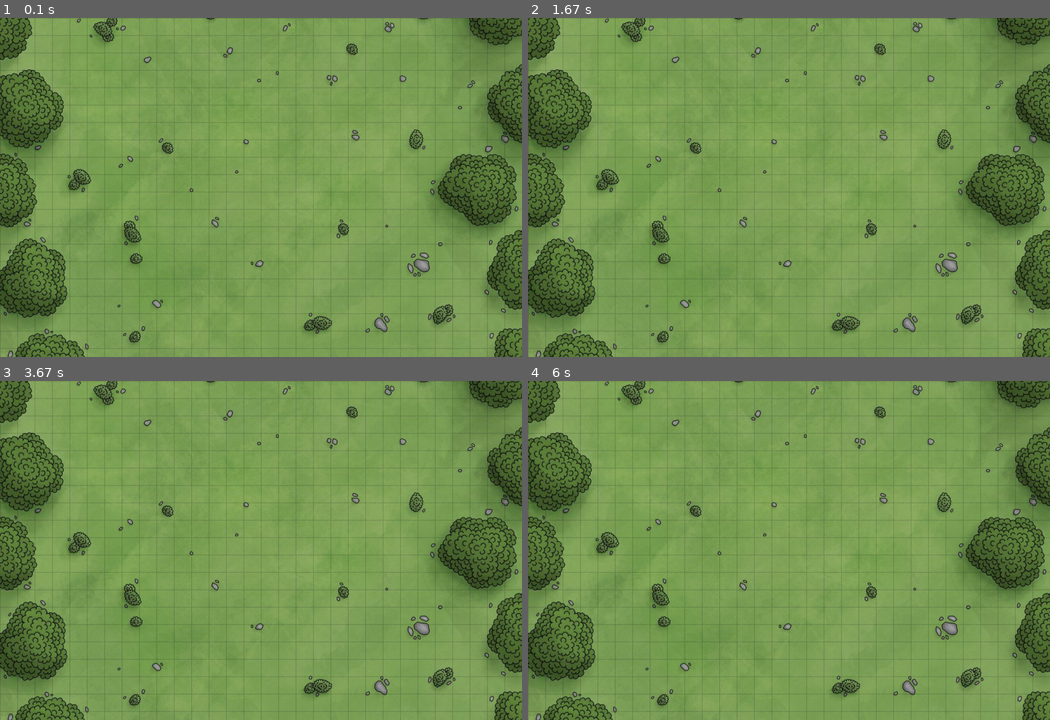
Above: before the commit, frames 1-4 (two rows, left to right).
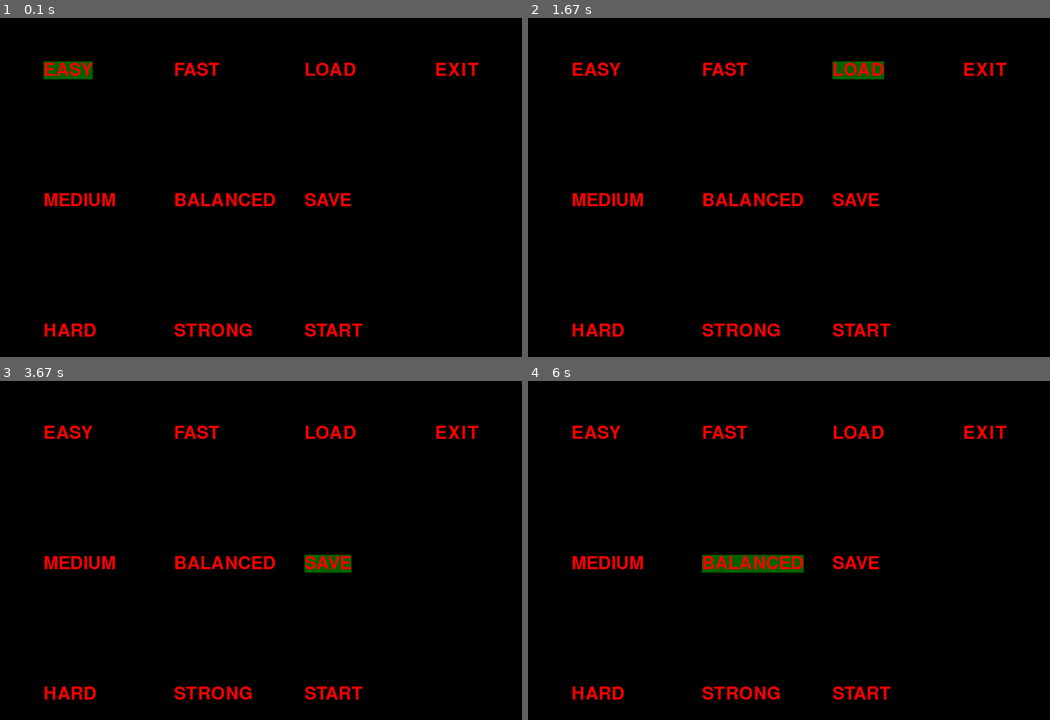
Above: after the commit, the same moments.

Repository: Valdiss8/Pygame-Village-Hero
Game: pygame game, started from main.py
Same seed, same stepped clock (60 frames per second), same inputs: the game is played once before the commit and once after it.
Inputs:
- Up to frame 1 (0.1 s): no input
- Up to frame 2 (1.67 s): hold Space 0.33-0.8 s; hold Right 0.33-0.8 s; tap Space at 0.83 s; hold Right 1.17-1.63 s
- Up to frame 3 (3.67 s): tap Space at 2 s; hold Right 2.33-2.8 s; hold Left 2.83-3.37 s; hold Down from 3.4 s (still down)
- Up to frame 4 (6 s): release Down at 3.7 s; hold Left 3.73-4.13 s; tap Space at 4.17 s; hold Up 4.5-4.87 s; hold Right 4.9-5.53 s; hold Down 5.57-5.93 s; hold Left from 5.97 s (still down)

The runs differ from the first frame. In frame 1, 100% of the frame differs, in the area x 0-100%, y 0-100%; in frame 2, 100%; in frame 3, 100%; in frame 4, 100%.

Commit message:
menu save

Diff:
--- a/main.py
+++ b/main.py
@@ -1,3 +1,5 @@
+import sys
+
 import pygame
 from random import randint
 
@@ -408,22 +410,26 @@
 sound_map_level_1_happy = pygame.mixer.Sound('sounds/map_level1_happy.mp3')
 sound_map_level_1_upset = pygame.mixer.Sound('sounds/map_level1_upset.mp3')
 
+MOVE_SPEED_MENU = [1, 2, 2, 3, 3, 4, 4, 5]
+BULLET_DAMAGE_MENU = [1, 1, 2, 2, 2, 3, 3, 3]
+HP_MENU = [5, 6, 7, 8, 9, 10, 11, 12]
+
 DIRECTS = [[0, -1], [1, 0], [0, 1], [-1, 0]]
 EXPERIENCE = [7, 10, 13, 15, 19, 25, 32, 40]
 MOVE_SPEED = [1, 2, 2, 3, 3, 4, 4, 5]
 BULLET_SPEED = [4, 5, 6, 7, 8, 9, 10, 11]
-BULLET_DAMAGE = [1, 1, 2, 3, 2, 2, 3, 4]
+BULLET_DAMAGE = [1, 1, 2, 2, 2, 3, 3, 3]
 BULLET_DISTANCE = [90, 100, 110, 120, 130, 140, 150, 160]
 BULLET_SIZE = [2, 3, 4, 4, 5, 5, 6, 7]
 SHOT_DELAY = [60, 50, 40, 30, 25, 25, 25, 20]
 SHIELD_LIMIT = [60, 60, 60, 70, 70, 70, 80, 80]
 HP = [5, 6, 7, 8, 9, 10, 11, 12]
-MOB_HP = [1, 4, 7, 10, 15, 25, 35, 50]
+MOB_HP = [2, 4, 7, 10, 15, 25, 35, 50]
 MOB_BULLET_DISTANCE = [60, 70, 80, 90, 100, 110, 120, 150]
 MOB_BULLET_DAMAGE = [1, 1, 1, 2, 1, 2, 1, 3]
 MOB_SHOT_DELAY = [30, 30, 30, 30, 20, 20, 20, 20]
 MOB_BULLET_SIZE = [1, 1, 1, 2, 2, 3, 3, 4]
-SCROLLS_LIMIT = [10, 11, 12, 13, 14, 15, 16, 17]
+SCROLLS_LIMIT = [10, 10, 11, 11, 12, 13, 13, 14]
 
 
 class UI:
@@ -930,8 +936,8 @@
 # Menu
 class Menu:
     def __init__(self):  # option_surfaces, callbacks,
-        self.option_surfaces = [[], []]
-        self.callbacks = [[], []]
+        self.option_surfaces = [[], [], [], []]
+        self.callbacks = [[], [], [], []]
         self.current_group = 0
         self.current_option_index = 0
 
@@ -956,14 +962,59 @@
                     pygame.draw.rect(surface, (0, 100, 0), option_rect)
                 surface.blit(option, option_rect)
 
+# MENU funtions
+def menu_choose_easy_mode():
+    global HP_MENU
+    HP_MENU = [i + 3 for i in HP_MENU]
+
+def menu_choose_medium_mode():
+    pass
+
+def menu_choose_hard_mode():
+    global HP_MENU
+    HP_MENU = [i - 2 for i in HP_MENU]
+
+def menu_choose_fast():
+    global BULLET_DAMAGE_MENU, MOVE_SPEED_MENU
+    BULLET_DAMAGE_MENU = [i - 1 if i > 1 else i for i in BULLET_DAMAGE_MENU]
+    MOVE_SPEED_MENU = [i + 1 for i in MOVE_SPEED_MENU]
+
+def menu_choose_balanced():
+    pass
+
+def menu_choose_strong():
+    global BULLET_DAMAGE_MENU, MOVE_SPEED_MENU
+    MOVE_SPEED_MENU = [i - 1 if i > 1 else i for i in MOVE_SPEED_MENU]
+    BULLET_DAMAGE_MENU = [i + 1 for i in BULLET_DAMAGE_MENU]
+
+def exit():
+    sys.exit()
+
+def start():
+    global BULLET_DAMAGE_MENU, MOVE_SPEED_MENU, HP_MENU, BULLET_DAMAGE, MOVE_SPEED, HP
+    BULLET_DAMAGE = BULLET_DAMAGE_MENU
+    MOVE_SPEED = MOVE_SPEED_MENU
+    HP = HP_MENU
+    switch_scene(scene1)
+    menu.play = False
+
+
+
 
 menu_game = Menu()
-menu_game.append_option('EASY', lambda: print('Easy'), 0)
-menu_game.append_option('MEDIUM', lambda: print('MEDIUM'), 0)
-menu_game.append_option('HARD', lambda: print('hard'), 0)
-menu_game.append_option('FAST', lambda: print('FAST'), 1)
-menu_game.append_option('BALANCED', lambda: print('BALANCED'), 1)
-menu_game.append_option('STRONG', lambda: print('STRONG'), 1)
+menu_game.append_option('EASY',  menu_choose_easy_mode, 0)
+menu_game.append_option('MEDIUM',  menu_choose_medium_mode, 0)
+menu_game.append_option('HARD',  menu_choose_hard_mode, 0)
+menu_game.append_option('FAST', menu_choose_fast, 1)
+menu_game.append_option('BALANCED', menu_choose_balanced, 1)
+menu_game.append_option('STRONG', menu_choose_strong, 1)
+menu_game.append_option('LOAD', menu_choose_strong, 2)
+menu_game.append_option('SAVE', menu_choose_strong, 2)
+menu_game.append_option('START', start, 2)
+menu_game.append_option('EXIT', exit, 3)
+
+
+
 
 # Objects in different scenes
 ui = UI()
@@ -1004,6 +1055,8 @@
 
     play = True
     while play:
+        select_count = 0
+        global BULLET_DAMAGE_MENU, HP_MENU, MOVE_SPEED_MENU, BULLET_DAMAGE, HP, MOVE_SPEED
 
         for event in pygame.event.get():
             if event.type == pygame.QUIT:
@@ -1026,7 +1079,17 @@
                 if event.key == pygame.K_RIGHT:
                     menu_game.switch(+1, 0)
                 elif event.key == pygame.K_SPACE:
-                    menu_game.select()
+                    if select_count == 0:
+                        menu_game.select()
+                        select_count += 1
+                    if select_count == 1:
+                        print(select_count)
+                        HP_MENU = HP
+                        MOVE_SPEED_MENU = MOVE_SPEED
+                        BULLET_DAMAGE_MENU = BULLET_DAMAGE
+                        menu_game.select()
+
+                        print(HP_MENU, MOVE_SPEED_MENU, BULLET_DAMAGE_MENU)
         window.fill((0, 0, 0))
         menu_game.draw(window, 100, 100, 300, 300)
 
@@ -1132,7 +1195,7 @@
 
 
 # Switch scenes
-switch_scene(scene1)
+switch_scene(menu)
 
 # Play scene
 while current_scene is not None:
